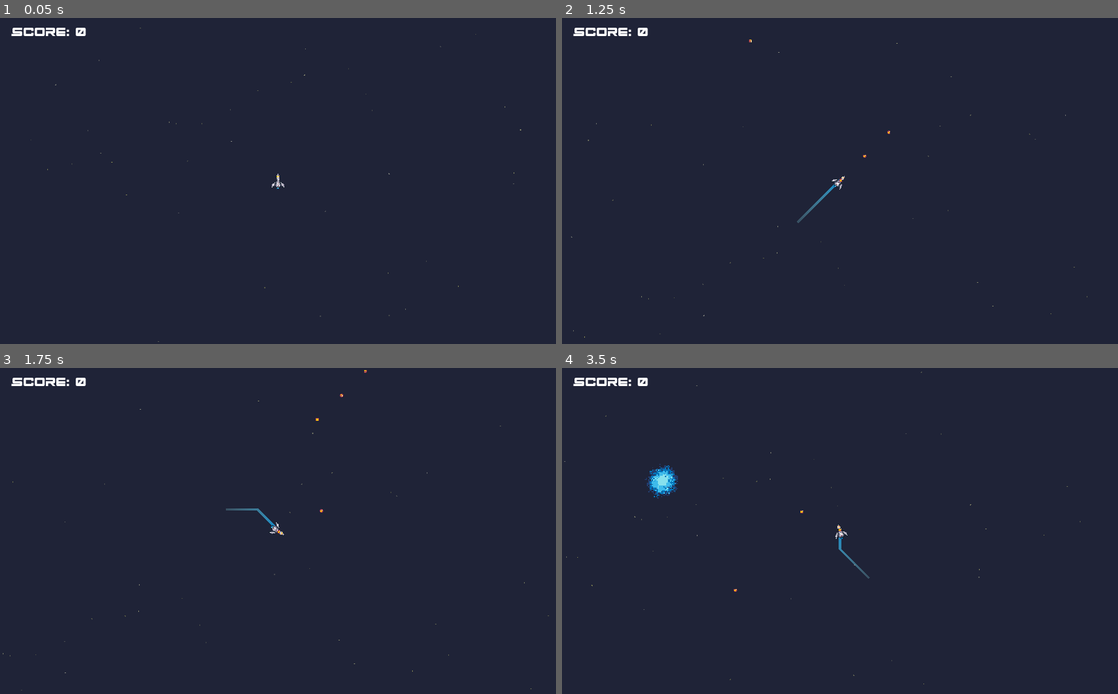
Above: before the commit, frames 1-4 (two rows, left to right).
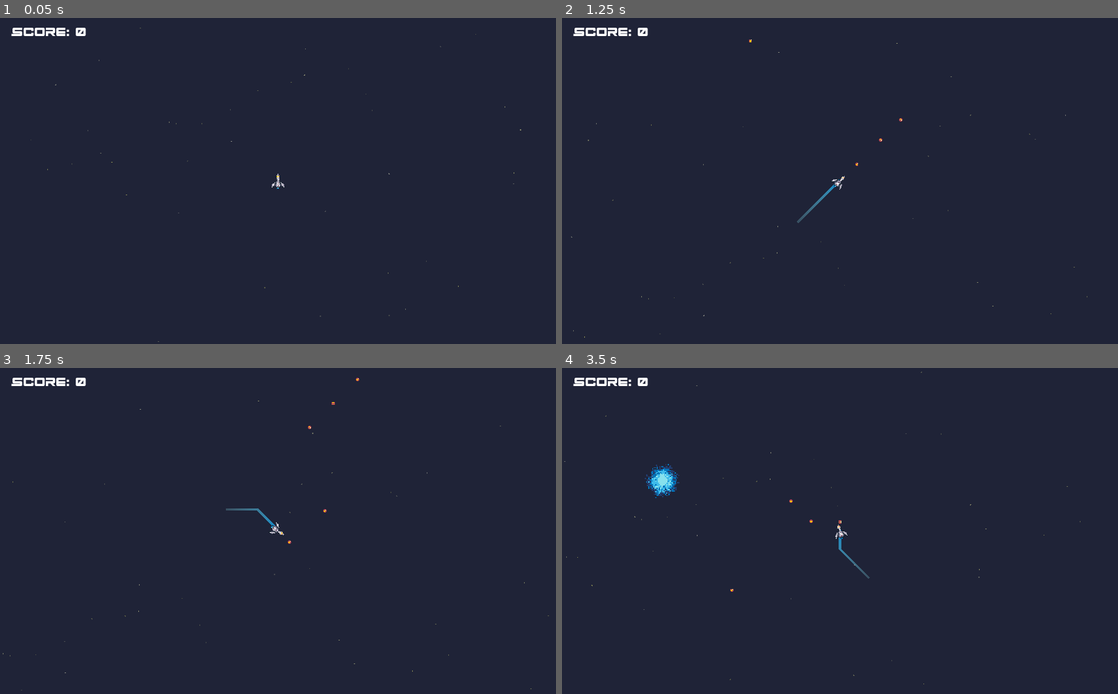
Above: after the commit, the same moments.

Repository: Nairu/GMTK-2019
Game: Godot game, scene res://Scenes/BaseLevel.tscn
Same seed, same stepped clock (60 frames per second), same inputs: the game is played once before the commit and once after it.
Inputs:
- Up to frame 1 (0.05 s): no input
- Up to frame 2 (1.25 s): tap Enter (ui_accept) at 0.5 s; hold Enter (ui_accept) from 0.53 s (still down)
- Up to frame 3 (1.75 s): release Enter (ui_accept) at 1.28 s; tap Enter (ui_accept) at 1.35, 1.52 s
- Up to frame 4 (3.5 s): tap Enter (ui_accept) at 1.82, 2.85, 3.02, 3.32 s; hold Enter (ui_accept) 2.03-2.78 s

Frame 1 is identical in both runs. In frame 2, less than 0.1% of the frame differs, in the area x 33-62%, y 6-51%; in frame 3, less than 0.1%; in frame 4, 0.3%, in the area x 14-51%, y 29-69%.

Commit message:
Checking in bullet niceness

Diff:
--- a/Objects/Bullet.tscn
+++ b/Objects/Bullet.tscn
@@ -13,7 +13,7 @@
 } ]
 
 [sub_resource type="CircleShape2D" id=2]
-radius = 4.24877
+radius = 4.0
 
 [node name="BulletNode" type="Area2D"]
 collision_layer = 4
@@ -22,7 +22,6 @@
 
 [node name="AnimatedSprite" type="AnimatedSprite" parent="."]
 frames = SubResource( 1 )
-frame = 1
 playing = true
 
 [node name="CollisionShape2D2" type="CollisionShape2D" parent="."]
--- a/Objects/Enemy.tscn
+++ b/Objects/Enemy.tscn
@@ -37,7 +37,7 @@
 [node name="Wormhole" type="AnimatedSprite" parent="."]
 frames = SubResource( 2 )
 animation = "Idle"
-frame = 4
+frame = 3
 playing = true
 
 [node name="Sprite" type="Sprite" parent="."]
--- a/Scripts/BaseLevel.gd
+++ b/Scripts/BaseLevel.gd
@@ -107,4 +107,4 @@
 	add_child(enemy_instance)
 
 func _on_powerup_trail_pickup():
-	print("AWHAT")
+	print("")
--- a/Scripts/ShipNode.gd
+++ b/Scripts/ShipNode.gd
@@ -56,7 +56,8 @@
 
 	if Input.is_action_just_released("ui_accept"):
 		currentDirection = (currentDirection + 45)
-
+		timer.start()
+		_on_Timer_timeout()
 		length = 0
 		#117600 - cYCLONE1370
 	if not $Sprite.rotation_degrees == currentDirection:
